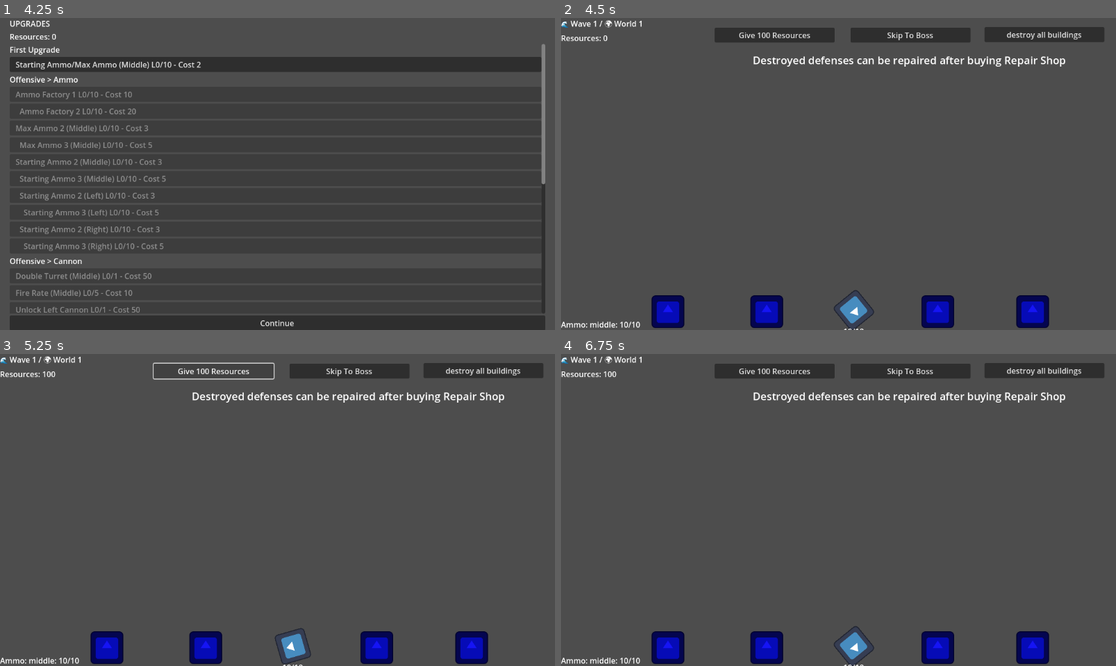
Above: before the commit, frames 1-4 (two rows, left to right).
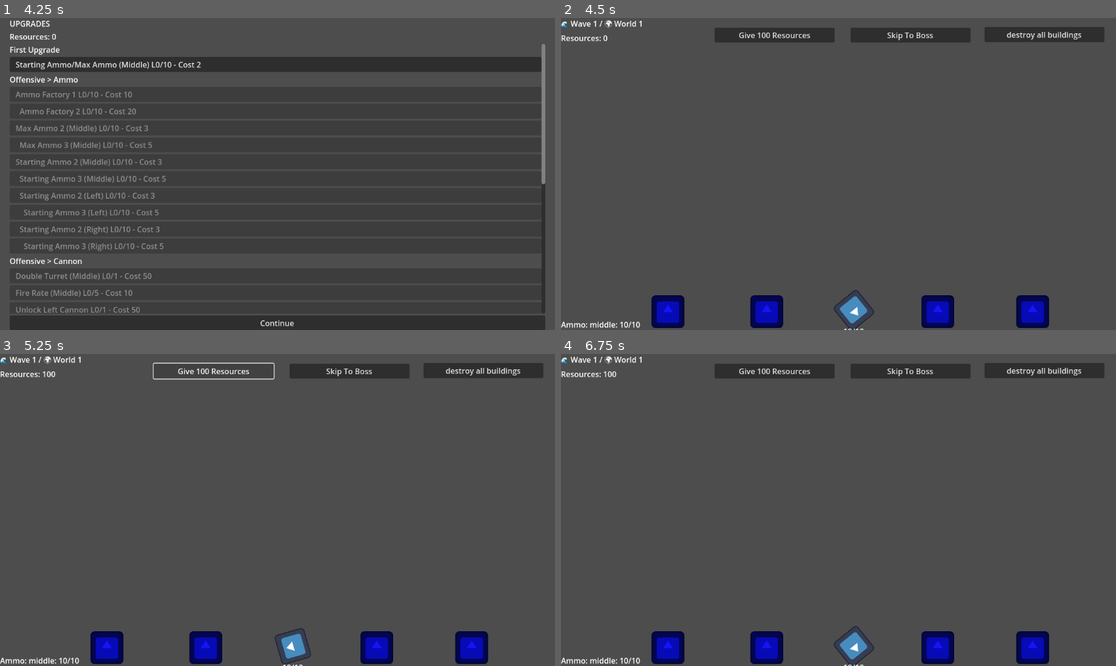
Above: after the commit, the same moments.

Repository: aceofknights/Missile-Game
Game: Godot game, scene res://Scene/MainMenu.tscn
Same seed, same stepped clock (60 frames per second), same inputs: the game is played once before the commit and once after it. The engine's default icon, where the game draws it, is replaced by a stand-in: a white triangle on a blue panel in a dark square.
Inputs:
- Up to frame 1 (4.25 s): click "Start" at 0.5 s; click "World 1 - Deploy" at 1.25 s; click "Skip To Boss" at 2 s; click "Skip To Boss" at 2.75 s; click "destroy all buildings" at 3.5 s
- Up to frame 2 (4.5 s): click "Continue" at 4.25 s
- Up to frame 3 (5.25 s): click "Give 100 Resources" at 5 s
- Up to frame 4 (6.75 s): click "destroy all buildings" at 5.75 s; click "Continue" at 6.5 s

Frame 1 is identical in both runs. In frame 2, 0.7% of the frame differs, in the area x 34-91%, y 12-16%; in frame 3, 0.7%; in frame 4, 0.7%.

Commit message:
Fix repair hint hover detection during waves

Diff:
--- a/Scripts/Cannon.gd
+++ b/Scripts/Cannon.gd
@@ -124,12 +124,20 @@
 func is_hovered(global_mouse_position: Vector2) -> bool:
 	if not GameManager.is_cannon_unlocked(cannon_id) or not is_destroyed():
 		return false
-	return global_position.distance_to(global_mouse_position) <= 70.0
+	return _is_mouse_over_cannon(global_mouse_position)
 
 
 func is_hovered_any_state(global_mouse_position: Vector2) -> bool:
 	if not GameManager.is_cannon_unlocked(cannon_id):
 		return false
+	return _is_mouse_over_cannon(global_mouse_position)
+
+
+func _is_mouse_over_cannon(global_mouse_position: Vector2) -> bool:
+	if sprite and sprite.texture:
+		var local_mouse = sprite.to_local(global_mouse_position)
+		if sprite.get_rect().has_point(local_mouse):
+			return true
 	return global_position.distance_to(global_mouse_position) <= 70.0
 
 
--- a/Scripts/Main.gd
+++ b/Scripts/Main.gd
@@ -146,21 +146,12 @@
 		return
 
 	var hovered_destroyed_target = _find_hovered_destroyed_defense()
-	var hovered_defense = _find_hovered_defense_any_state()
 	if hovered_destroyed_target != null:
 		_repair_hint_linger_remaining = REPAIR_HINT_LINGER_SECONDS
 		if GameManager.can_use_repair_shop():
-			repair_hint_label.text = "Hit R to repair (%d)" % GameManager.get_repair_shop_cost()
+			repair_hint_label.text = "Hit R to repair Cost: %d" % GameManager.get_repair_shop_cost()
 		else:
-			repair_hint_label.text = "Buy Repair Shop upgrade to unlock repairs"
-		repair_hint_label.visible = true
-		return
-	elif hovered_defense != null:
-		_repair_hint_linger_remaining = REPAIR_HINT_LINGER_SECONDS
-		if GameManager.can_use_repair_shop():
-			repair_hint_label.text = "Destroyed defenses can be repaired with R (%d)" % GameManager.get_repair_shop_cost()
-		else:
-			repair_hint_label.text = "Destroyed defenses can be repaired after buying Repair Shop"
+			repair_hint_label.text = "Repair Shop required to repair"
 		repair_hint_label.visible = true
 		return
 
@@ -194,20 +185,6 @@
 	return null
 
 
-func _find_hovered_defense_any_state() -> Node:
-	var mouse_pos = get_global_mouse_position()
-
-	for cannon in _get_ordered_cannons():
-		if cannon and cannon.has_method("is_hovered_any_state") and cannon.is_hovered_any_state(mouse_pos):
-			return cannon
-
-	for b in get_tree().get_nodes_in_group("building"):
-		if b and b.has_method("is_hovered_any_state") and b.is_hovered_any_state(mouse_pos):
-			return b
-
-	return null
-
-
 func _attempt_repair_hovered_defense() -> void:
 	if not GameManager.can_use_repair_shop():
 		return
--- a/Scripts/building.gd
+++ b/Scripts/building.gd
@@ -52,10 +52,18 @@
 func is_hovered(global_mouse_position: Vector2) -> bool:
 	if not destroyed:
 		return false
-	return global_position.distance_to(global_mouse_position) <= 52.0
+	return _is_mouse_over_defense(global_mouse_position)
 
 
 func is_hovered_any_state(global_mouse_position: Vector2) -> bool:
+	return _is_mouse_over_defense(global_mouse_position)
+
+
+func _is_mouse_over_defense(global_mouse_position: Vector2) -> bool:
+	if sprite and sprite.texture:
+		var local_mouse = sprite.to_local(global_mouse_position)
+		if sprite.get_rect().has_point(local_mouse):
+			return true
 	return global_position.distance_to(global_mouse_position) <= 52.0
 
 
